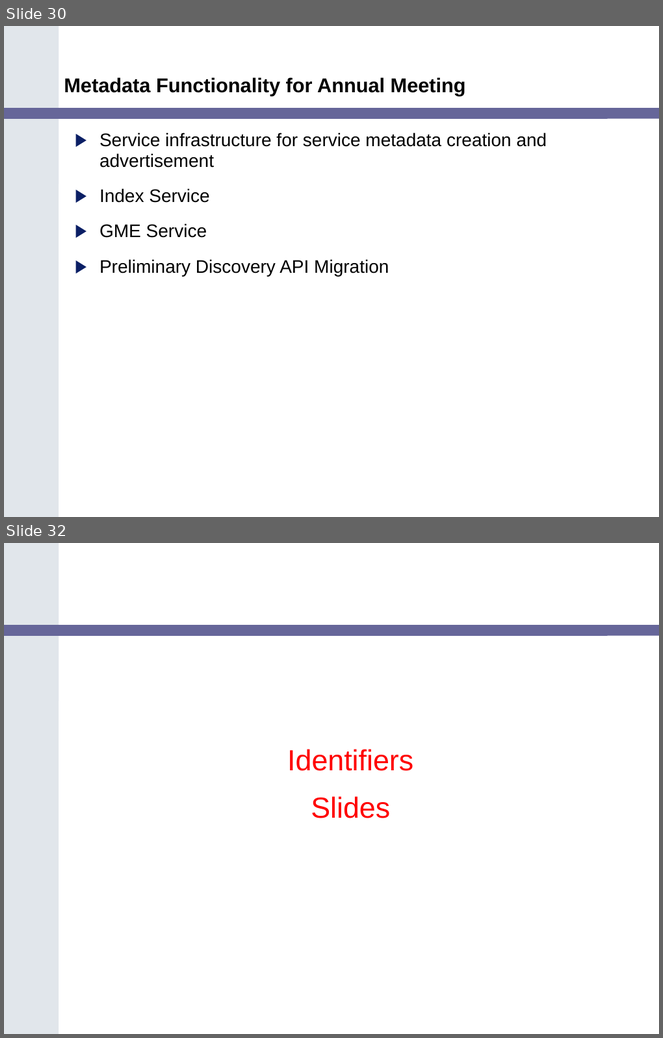
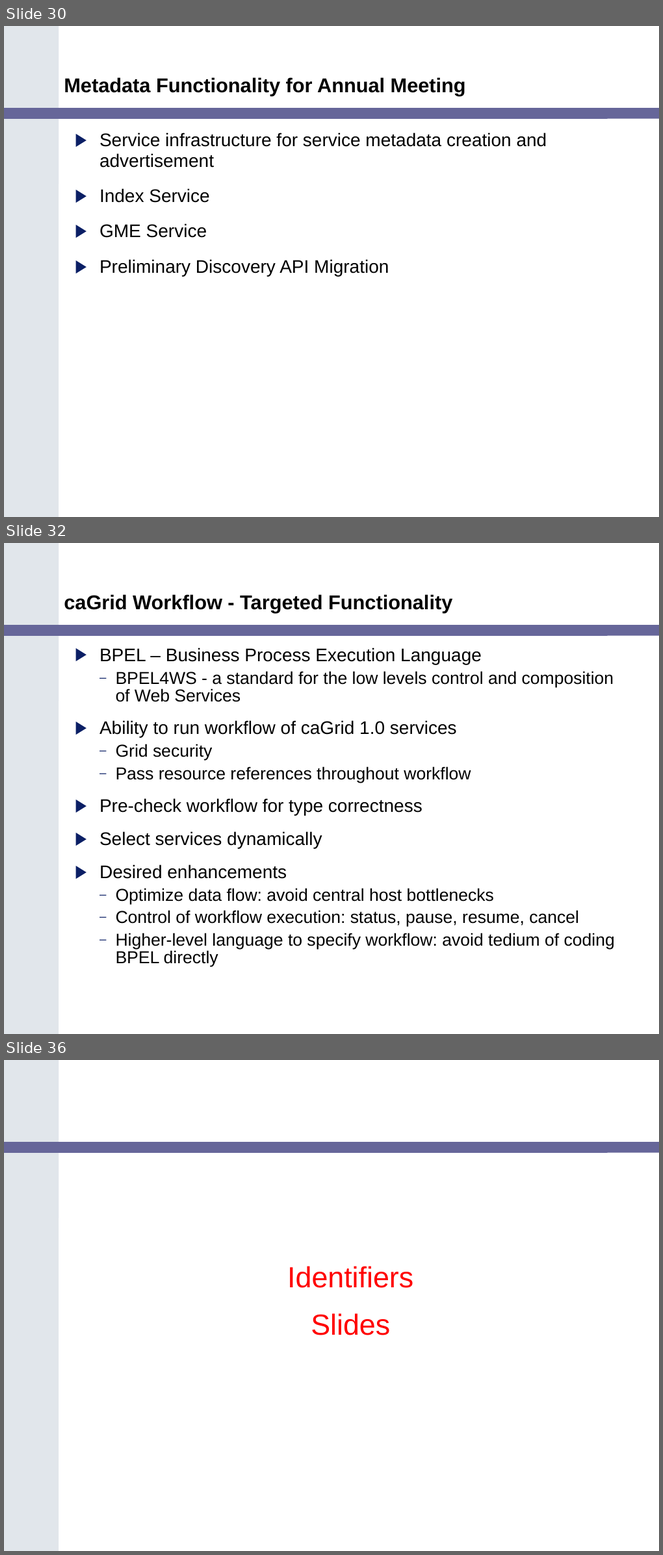
Before and after one commit to NCIP/cagrid-portal, a slide deck: cagrid-1-0/Documentation/presentations/200602_VCDE_ARCH/caGrid_Update_Arch_VCDE_Feb1.ppt. Shown one above the other, each under a label of ours: slides 30 and 32 before the commit, slides 30, 32 and 36 after it; the slides between them are not shown. The pictures are 663x1038 and 663x1555 pixels, drawn with LibreOffice and Linux fonts; fonts in the diff are those of the drawing; background and template pictures are left out. Boxes give left, top, right and bottom in pixels: in the first picture for what was removed or moved away, otherwise in the second. Text is boxed around its words. In the diff, an @@ line names an element or a change of style, - is before the commit and + after.

```diff
--- a/cagrid-1-0/Documentation/presentations/200602_VCDE_ARCH/caGrid_Update_Arch_VCDE_Feb1.ppt
+++ b/cagrid-1-0/Documentation/presentations/200602_VCDE_ARCH/caGrid_Update_Arch_VCDE_Feb1.ppt
@@ slide 32 added at [4,543,659,1034], background #FFFFFF; not listed: 2 template elements that a slide beside it also shows @@
@@ title added at [64,594,452,613], 22 pt, text #000000, bold @@
+caGrid Workflow - Targeted Functionality
@@ text added at [100,648,615,967], 19 pt, text #000000 @@
+▶ BPEL – Business Process Execution Language
+  – BPEL4WS - a standard for the low levels control and composition of Web Services
+▶ Ability to run workflow of caGrid 1.0 services
+  – Grid security
+  – Pass resource references throughout workflow
+▶ Pre-check workflow for type correctness
+▶ Select services dynamically
+▶ Desired enhancements
+  – Optimize data flow: avoid central host bottlenecks
+  – Control of workflow execution: status, pause, resume, cancel
+  – Higher-level language to specify workflow: avoid tedium of coding BPEL directly
@@ what was slide 32 is now slide 36 @@
```
Also in this commit, not shown: 15 other slides added, 2 slides removed.
